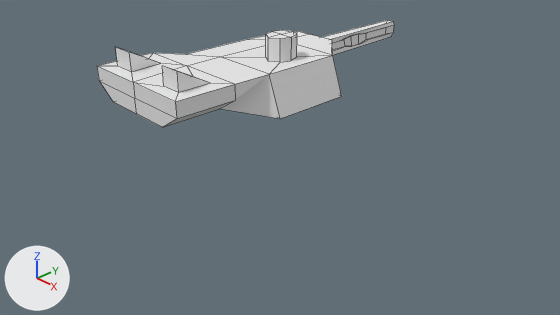
The Blender file models/TankModels/Cannons/Razer-v1.blend, before and after one commit.
Before and after are seen from the file's camera 'Camera'. Lighting does not change. The marker at lower left points along +X, +Y and +Z. Mesh edges are drawn as thin lines.
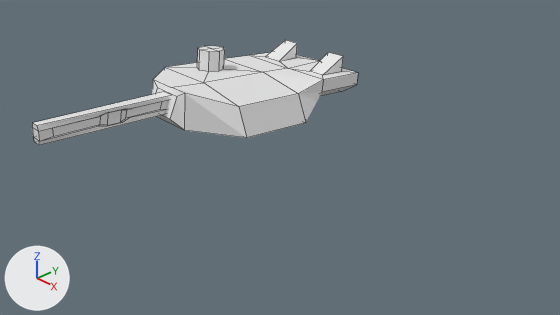
Edits to the bpy script that builds the scene:
```text
Change me_cube_002:
    where me_cube_002.from_pydata(...)  # 120 vertices, 103 faces; spans x -1.0..1.0, y -1.0..3.26, z -1.0..2.18
    used by ob_cube; location = (0.0, -0.94, 2.09); scale = (1.3, 1.4, 0.32)
    me_cube_002 part 1: the loose piece of 64 vertices spanning x -1.0..1.0, y -1.0..1.76, z -1.0..2.18 is multiplied about its middle by the matrix ((1.014, 0.0, 0.0), (0.0, 1.009, -0.022), (0.0, 0.426, 1.009)), then moved by (0.0, -0.18, -0.11)
    me_cube_002 part 2: the loose piece of 56 vertices spanning x -0.1..0.09, y 1.61..3.26, z -0.35..0.6 is multiplied about its middle by the matrix ((1.0, 0.0, 0.0), (0.0, 0.999, -0.011), (0.0, 0.215, 0.999)), then moved by (0.0, -0.13, 0.62)
Change ob_cube:
    ob_cube.location: (0.0, -0.94, 2.09) -> (0.0, 0.05, 1.8)
    ob_cube.rotation_euler: (0.0, 0.0, 0.0) -> (0.0, 0.0, -3.142)  # degrees (0, 0, 0) -> degrees (0, 0, -180)
    ob_cube.scale: (1.3, 1.4, 0.32) -> (1.15, 1.24, 0.283)
```

Where the change shows, as pixel boxes (x1, y1, x2, y2) in the pictures (560 x 315 px; the box of a moved part takes in the faces that stretch with it):
'Cube', reshaped, moved, turned, rescaled: before (97, 20, 394, 127); after (32, 40, 358, 145)
part 1 of me_cube_002, moved or reshaped: before (97, 30, 342, 127); after (152, 40, 358, 138)
part 2 of me_cube_002, moved or reshaped: before (322, 20, 394, 55); after (32, 92, 170, 145)
